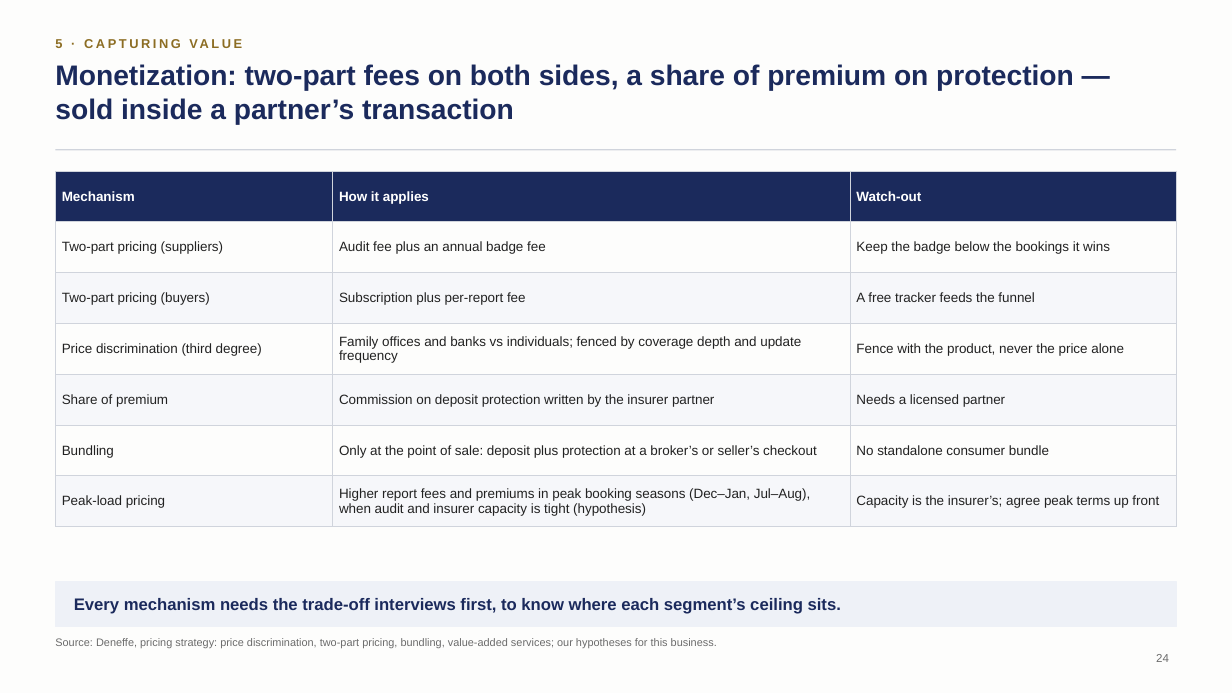
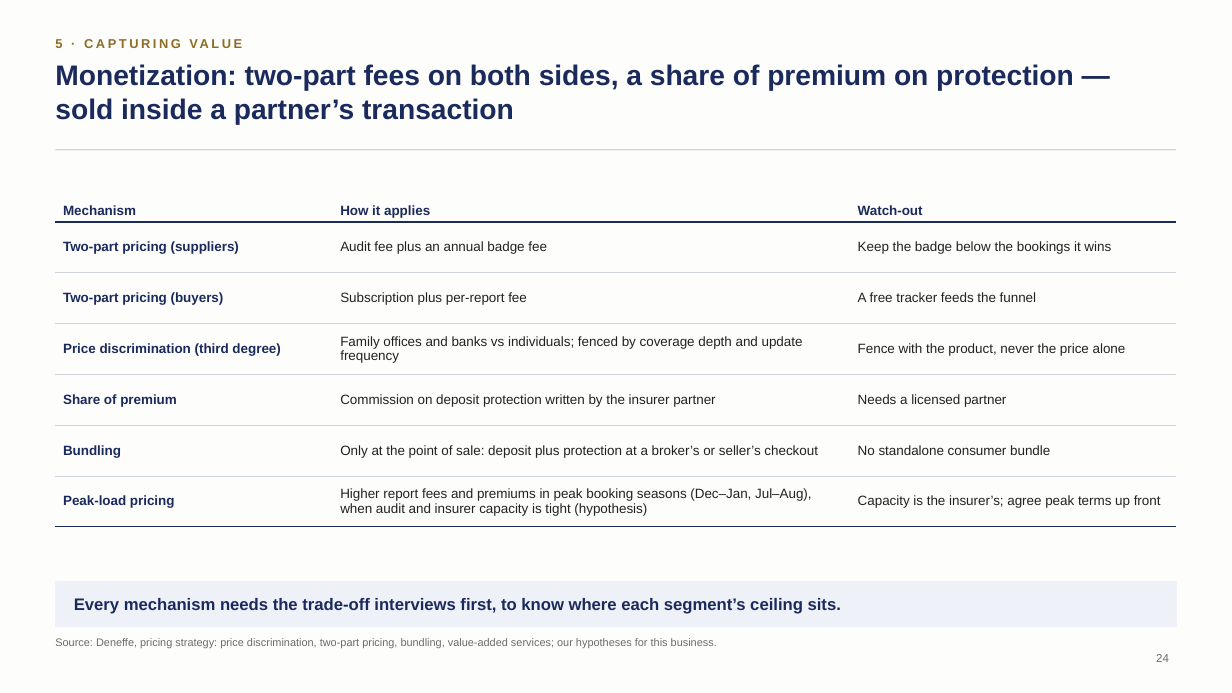
Before and after one commit to algarcalebe-web/legendary-bassoon, a slide deck: slide 24 of deck/Private_Travel_Assurance_Strategy_Deck.pptx. Drawn at 1232x693 pixels with LibreOffice and Linux fonts; fonts in the diff are those of the drawing. Boxes give left, top, right and bottom in pixels: in the first picture for what was removed or moved away, otherwise in the second. Text is boxed around its words. In the diff, an @@ line names an element or a change of style, - is before the commit and + after.

```diff
--- a/deck/Private_Travel_Assurance_Strategy_Deck.pptx
+++ b/deck/Private_Travel_Assurance_Strategy_Deck.pptx
@@ table at (x1=55, y1=171, x2=1177, y2=520) @@
@@ fill #1B2A5C to none in row 1 @@
@@ fill #FDFDFC to none in 9 cells @@
@@ fill #F6F7FA to none in 9 cells @@
@@ text colour #FFFFFF to #1B2A5C in "Mechanism", "How it applies", "Watch-out" @@
@@ text colour #222222 to #1B2A5C, bold on in "Two-part pricing (suppliers)", "Two-part pricing (buyers)", "Price discrimination (third degree)", "Share of premium" and 2 more places @@
@@ borders changed @@
```
Also in this commit, not shown: 17 other slides changed, 1 other file.
